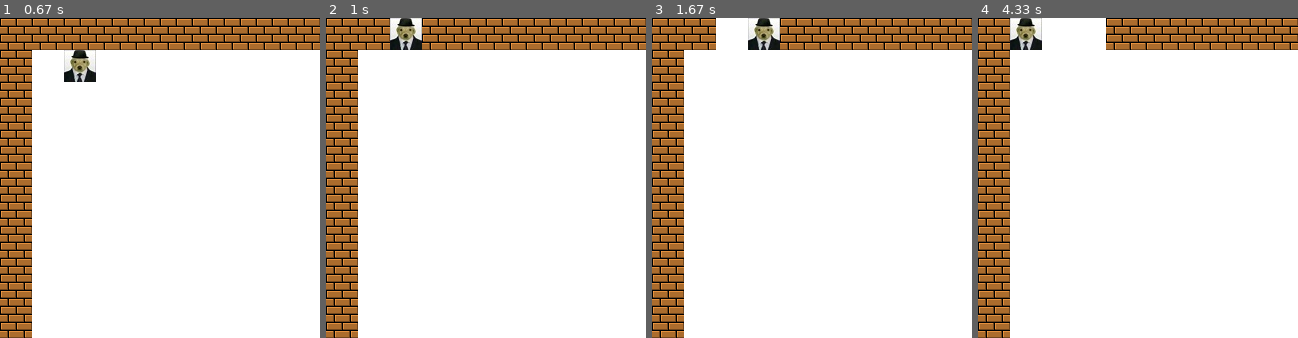
Above: before the commit, frames 1-4 (left to right).
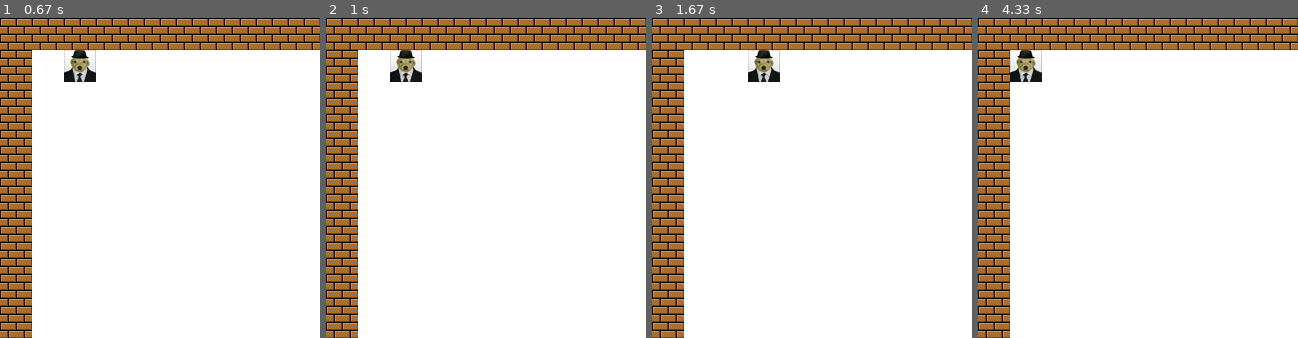
Above: after the commit, the same moments.

Repository: ToshaRotten/pygame_example
Game: pygame game, started from main.py
The game is run twice, just before and just after one commit, with the same random seed, the same clock (stepped at 60 frames per second) and the same inputs.
Inputs:
- Up to frame 1 (0.67 s): hold Right from 0.33 s (still down)
- Up to frame 2 (1 s): release Right at 0.8 s; hold Up from 0.83 s (still down)
- Up to frame 3 (1.67 s): release Up at 1.38 s; hold Right from 1.42 s (still down)
- Up to frame 4 (4.33 s): release Right at 2.05 s; hold Left 2.08-2.75 s; hold Down 2.78-3.47 s; hold Left 3.5-4.2 s; hold Up from 4.23 s (still down)
The pictures show only the part of the screen within x 0-50%, y 0-50%; the shares and areas given below are measured in that part.

Frame 1 is identical in both runs. In frame 2, 1.8% of the frame differs, in the area x 20-30%, y 0-20%; in frame 3, 2.8%; in frame 4, 3.8%, in the area x 10-40%, y 0-20%.

Commit message:
fix out of range

Diff:
--- a/main.py
+++ b/main.py
@@ -34,13 +34,17 @@
         if event.type == pygame.KEYDOWN:
             map[player_pos[1]][player_pos[0]] = 0
             if event.key == pygame.K_UP:
-                player_pos = (player_pos[0], player_pos[1] - 1)
+                if map[player_pos[0]][player_pos[1] - 1] != 1:
+                    player_pos = (player_pos[0], player_pos[1] - 1)
             elif event.key == pygame.K_DOWN:
-                player_pos = (player_pos[0], player_pos[1] + 1)
+                if map[player_pos[0]][player_pos[1] + 1] != 1:
+                    player_pos = (player_pos[0], player_pos[1] + 1)
             elif event.key == pygame.K_LEFT:
-                player_pos = (player_pos[0] - 1, player_pos[1])
+                if map[player_pos[0] - 1][player_pos[1]] != 1:
+                    player_pos = (player_pos[0] - 1, player_pos[1])
             elif event.key == pygame.K_RIGHT:
-                player_pos = (player_pos[0] + 1, player_pos[1])
+                if map[player_pos[0] + 1][player_pos[1]] != 1:
+                    player_pos = (player_pos[0] + 1, player_pos[1])
 
         map[player_pos[1]][player_pos[0]] = 2
 
